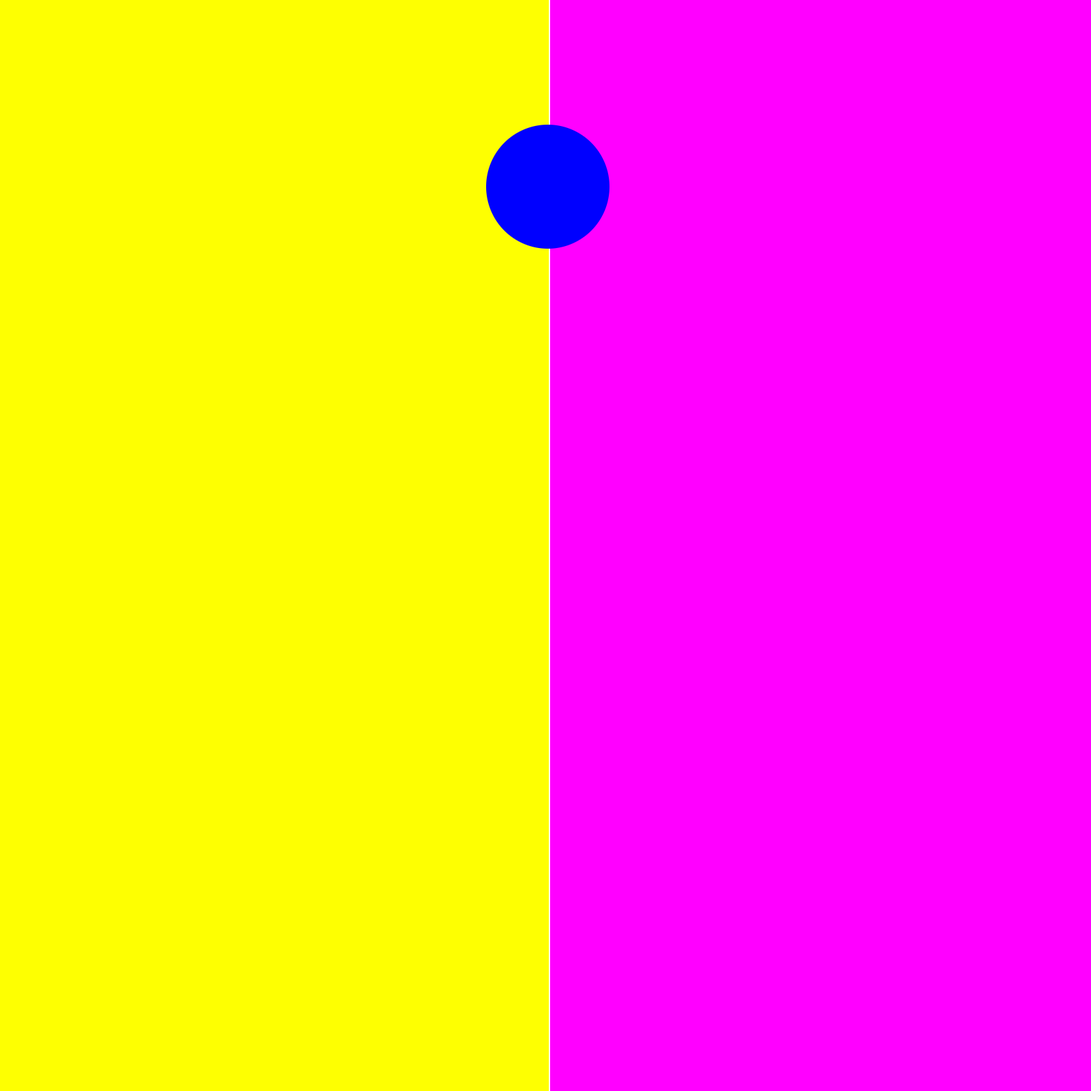
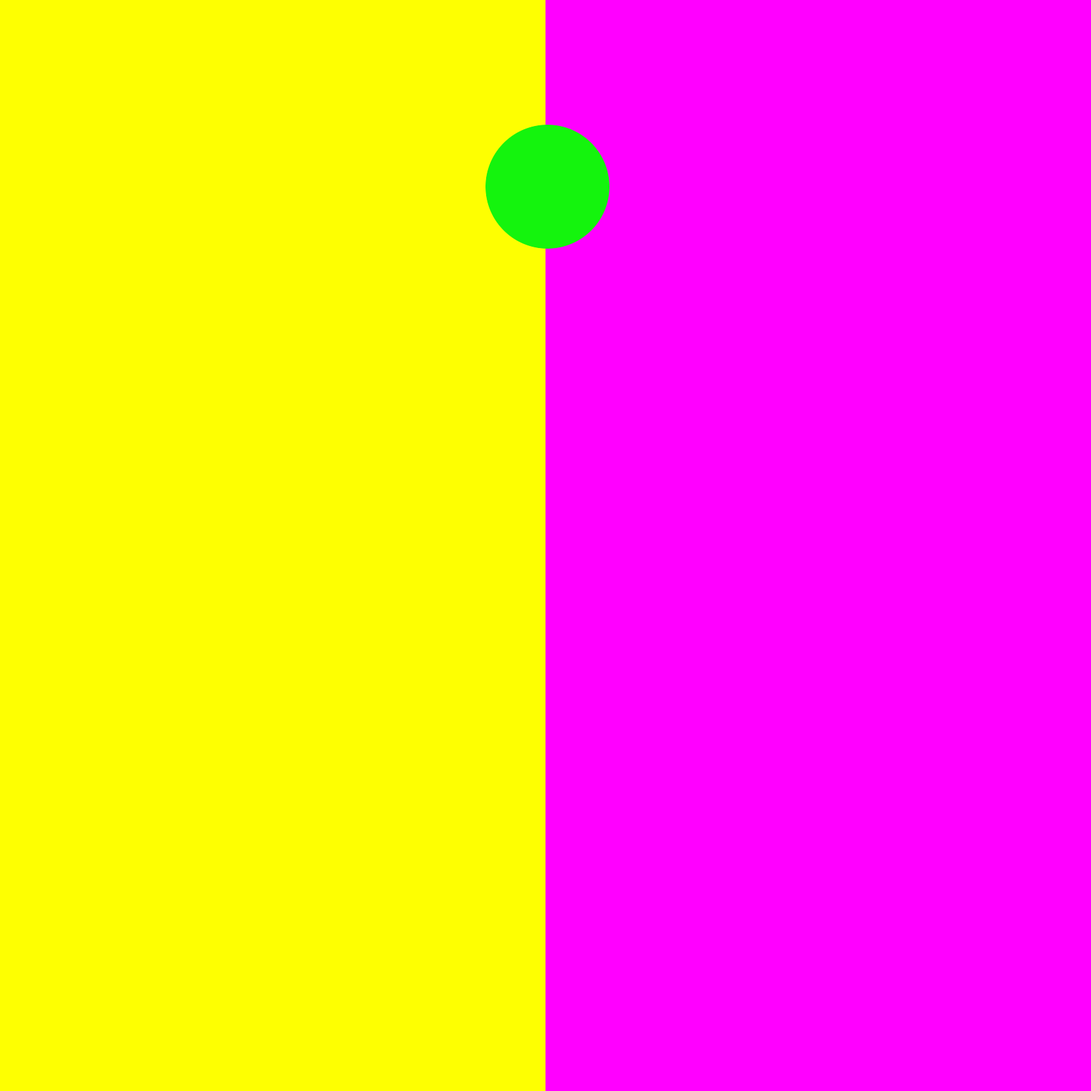
Layered file, before and after one edit (1091px x 1091px). Changes by layer:
removed layer "Layer #1" over <box>486,124,610,249</box>
added layer "spot" above "right" over <box>485,124,610,249</box>
renamed "Layer" to "right", painted on it over <box>545,0,610,1091</box>
added layer "left" above "Background" over <box>485,0,550,1091</box>
hid "Background", painted on it over <box>485,0,610,1091</box>
